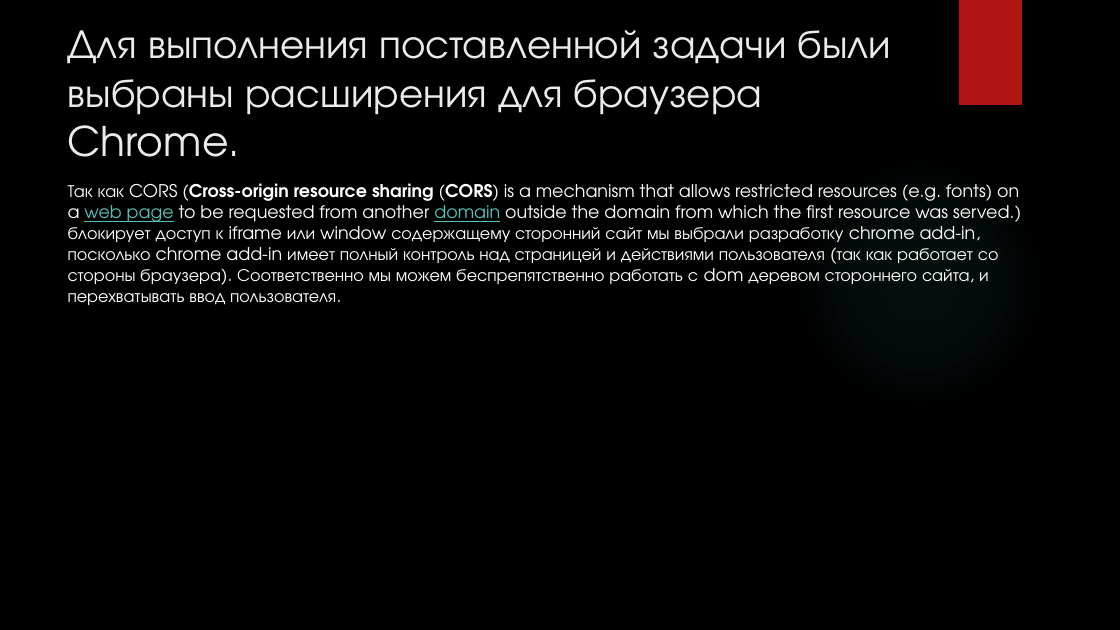
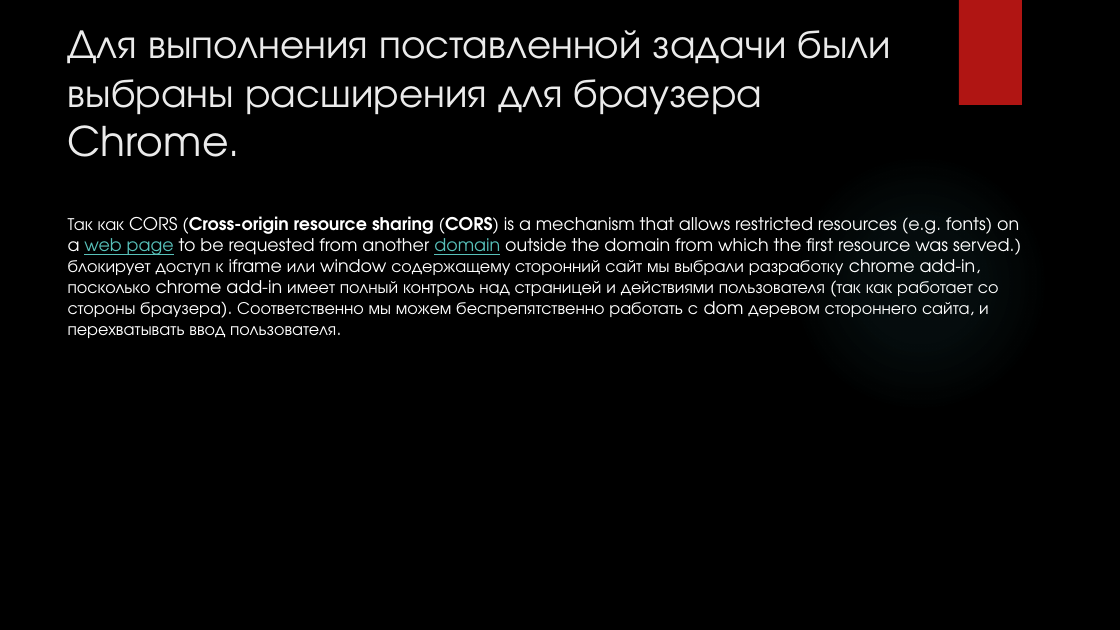
Before and after one commit to oleg-vasilyev/AutofillExtension, a slide deck: slide 2 of AutoFill_Extension.pptx. Drawn at 1120x630 pixels with LibreOffice and Linux fonts; fonts in the diff are those of the drawing; background and template pictures are left out. Boxes give left, top, right and bottom in pixels: in the first picture for what was removed or moved away, otherwise in the second. Text is boxed around its words. In the diff, an @@ line names an element or a change of style, - is before the commit and + after.

```diff
--- a/AutoFill_Extension.pptx
+++ b/AutoFill_Extension.pptx
@@ text "Так как CORS (Cross-origin resource ...": place and size @@
-text "Так как CORS (Cross-origin resource ..." at [68,183,1021,305]
+text "Так как CORS (Cross-origin resource ..." at [68,216,1021,338]
```
Also in this commit, not shown: 5 other slides changed, 1 slide added.
